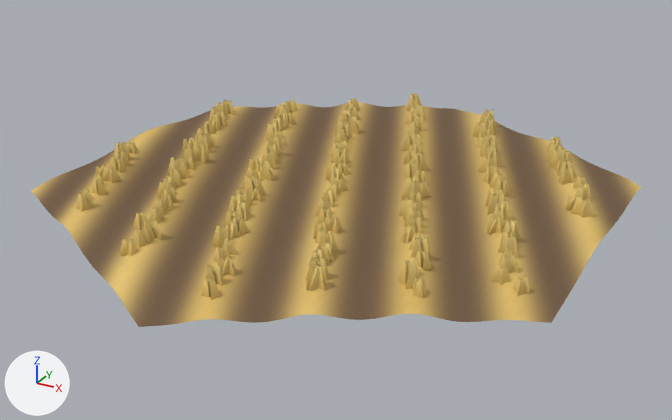
The glTF model apps/client/public/assets/slice/terrain_fields.glb, before and after one commit.
The view is the same before and after, from a 50 mm lens placed at (1.193, -2.181, 1.243), pointed at (0.014, -0.037, 0.171). Every picture has the same lights, and +X, +Y and +Z are marked at lower left. The first picture is the older version. Where no turn or scale is listed for an object, it has been applied to the vertices. Vertices at exactly the same position are counted once.

The first picture shows 'fields_ground', 'fields_tufts'.
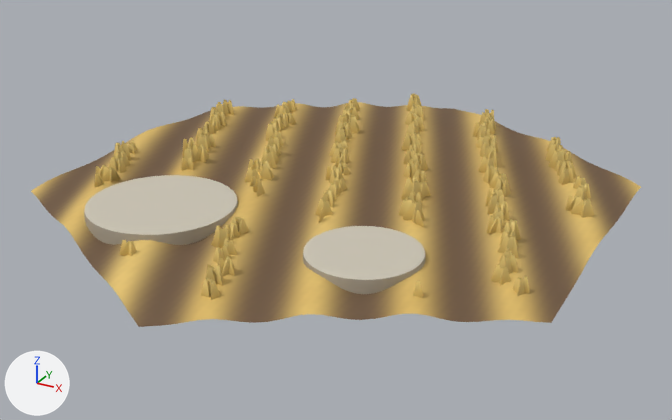
Where the change shows, as pixel boxes (x1, y1, x2, y2) in the pictures (672 x 420 px):
'fields_tufts', reshaped: before (76, 93, 594, 300); after (95, 93, 594, 300)
'pad_token_fields', added: after (84, 175, 238, 245)
'pad_robber_fields', added: after (303, 226, 426, 294)
part 1 of me_fields_tufts, deleted: before (76, 157, 432, 291)
part 2 of me_fields_tufts, cut back: before (95, 159, 189, 185); after (95, 174, 102, 184)
part 3 of me_fields_tufts, cut back: before (234, 176, 426, 297); after (253, 176, 423, 297)

Patch to the scene script:
```diff
--- a/apps/client/public/assets/slice/terrain_fields.glb.py
+++ b/apps/client/public/assets/slice/terrain_fields.glb.py
@@ mat_building @@
+mat_building = bpy.data.materials.new('building')
+mat_building.use_nodes = True; mat_building.node_tree.nodes.clear()
+_N = mat_building.node_tree.nodes; _L = mat_building.node_tree.links
+n0 = _N.new('ShaderNodeBsdfPrincipled'); n0.name = 'Principled BSDF'
+n0.inputs[2].default_value = 0.65  # 'Roughness'
+n1 = _N.new('ShaderNodeOutputMaterial'); n1.name = 'Material Output'
+n2 = _N.new('ShaderNodeVertexColor'); n2.name = 'Color Attribute'
+_L.new(n0.outputs[0], n1.inputs[0])  # 'BSDF' to 'Surface'
+_L.new(n2.outputs[0], n0.inputs[0])  # 'Color' to 'Base Color'
@@ me_fields_tufts @@
 # used by ob_fields_tufts; location = (-0.486, -0.509, 0.252)
-me_fields_tufts.from_pydata(...)  # 4392 vertices, 4392 faces; spans x -0.2..1.2, y -0.24..1.27, z -0.02..0.07
+me_fields_tufts.from_pydata(...)  # 3440 vertices, 3412 faces; spans x -0.2..1.2, y -0.24..1.27, z -0.02..0.07
+# me_fields_tufts part 1: 151 loose pieces with 906 vertices, spanning x -0.07..0.97, y -0.16..0.31, z 0.0..0.06, are deleted
+# me_fields_tufts part 2
+# 8 vertices are removed from x -0.07..0.08, y 0.11..0.32, z 0.0..0.05
+# 22 faces are deleted
+# 6 new faces join them
+# me_fields_tufts part 3
+# 36 vertices are removed from x 0.31..0.99, y -0.02..0.3, z 0.0..0.06
+# 62 faces are deleted
+# 4 vertices move within x 0.34..0.99, y -0.01..0.3, z 0.0..0.06
+# 10 new faces join them
+# other edits to the shape of me_fields_tufts do not show in these pictures
 me_fields_tufts.materials.append(mat_fields)
@@ me_pad_robber_fields @@
+me_pad_robber_fields.from_pydata(...)  # 160 vertices, 316 faces; spans x -0.145..0.145, y -0.145..0.145, z -0.037..0.037
+me_pad_robber_fields.materials.append(mat_building)
@@ me_pad_token_fields @@
+me_pad_token_fields.from_pydata(...)  # 160 vertices, 316 faces; spans x -0.2..0.2, y -0.2..0.2, z -0.037..0.037
+me_pad_token_fields.materials.append(mat_building)
@@ ob_pad_robber_fields @@
+ob_pad_robber_fields = bpy.data.objects.new('pad_robber_fields', me_pad_robber_fields)
+ob_pad_robber_fields.location = (0.3, -0.42, 0.237)
@@ ob_pad_token_fields @@
+ob_pad_token_fields = bpy.data.objects.new('pad_token_fields', me_pad_token_fields)
+ob_pad_token_fields.location = (-0.3, -0.42, 0.237)
```
